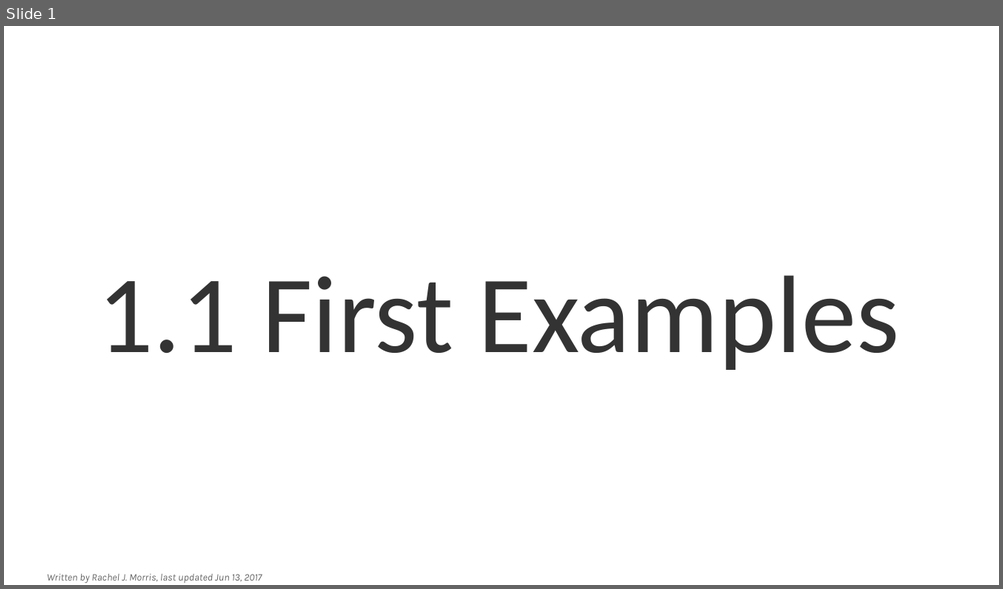
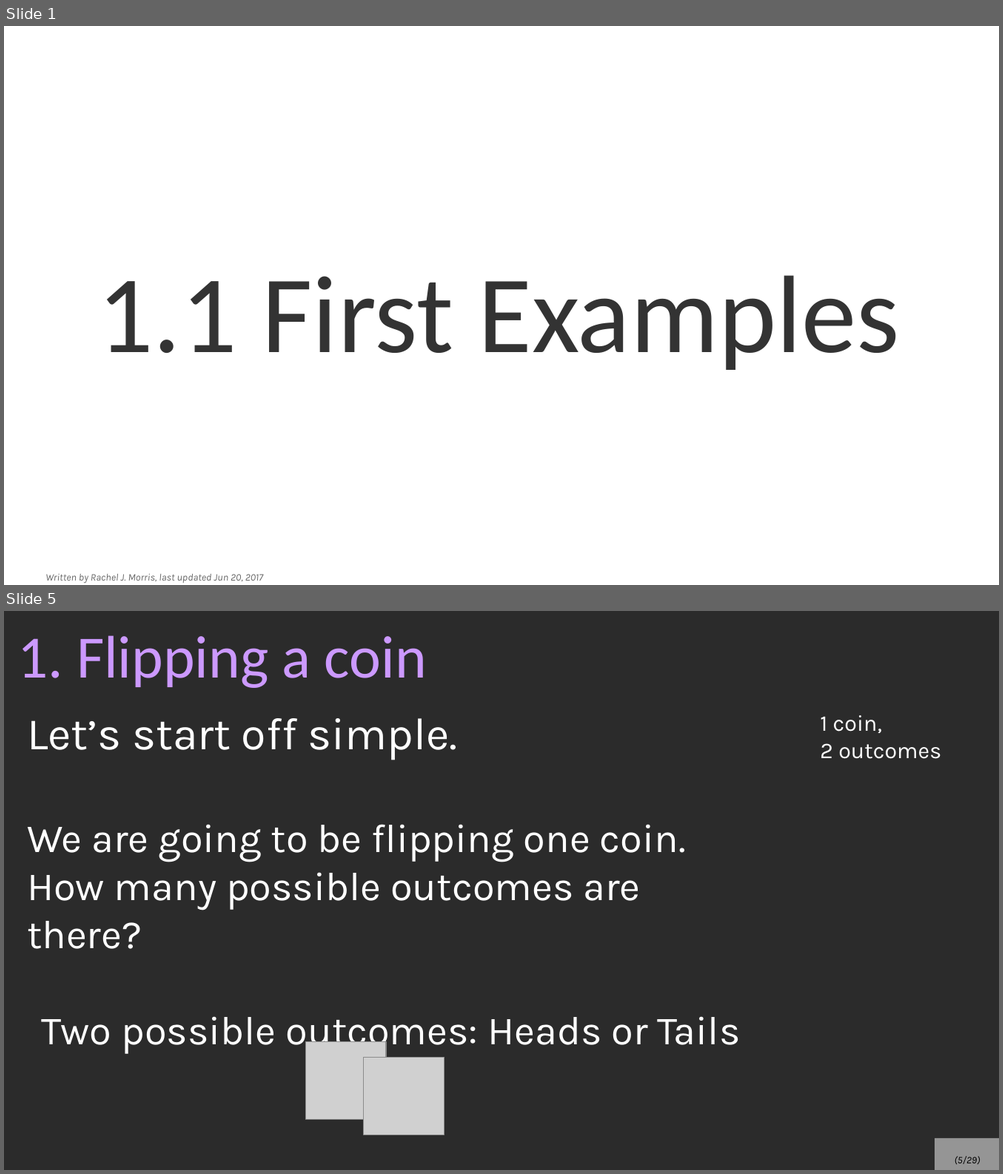
Before and after one commit to nguyenchithien/CS210-Discrete-Structures, a slide deck: Lectures/1-1_First_Examples.odp. Shown one above the other, each under a label of ours: slide 1 before the commit, slides 1 and 5 after it; the slides between them are not shown. The pictures are 1003x589 and 1003x1174 pixels, drawn with LibreOffice and Linux fonts; fonts in the diff are those of the drawing; grey boxes stand for pictures; background and template pictures are left out; a plain dark background stands for a picture behind light text. Boxes give left, top, right and bottom in pixels: in the first picture for what was removed or moved away, otherwise in the second. Text is boxed around its words. In the diff, an @@ line names an element or a change of style, - is before the commit and + after.

```diff
--- a/Lectures/1-1_First_Examples.odp
+++ b/Lectures/1-1_First_Examples.odp
@@ slide 5 added at box(4, 611, 999, 1170), background picture (left out) @@
@@ title added at box(17, 635, 427, 688), 48 pt, text #CC99FF @@
+1. Flipping a coin
@@ text added at box(27, 718, 740, 1055), 32 pt, text #FFFFFF @@
+Let’s start off simple.
+We are going to be flipping one coin. How many possible outcomes are there?
+Two possible outcomes: Heads or Tails
@@ text added at box(819, 715, 941, 759), 18 pt, text #FFFFFF @@
+1 coin,
+2 outcomes
@@ picture added at box(305, 1042, 386, 1120) @@
@@ picture added at box(363, 1058, 444, 1136) @@
@@ page number added at box(934, 1139, 999, 1170), fill #FFFFFF at 50% opacity, 8 pt, text #000000, italic @@
+(5/29)
@@ slide 1 changed as well @@
@@ text at box(45, 574, 263, 583): text changed @@
-Written by Rachel J. Morris, last updated Jun 13, 2017
+Written by Rachel J. Morris, last updated Jun 20, 2017
```
Also in this commit, not shown: 27 other slides added, 2 slides removed, 4 other files.
